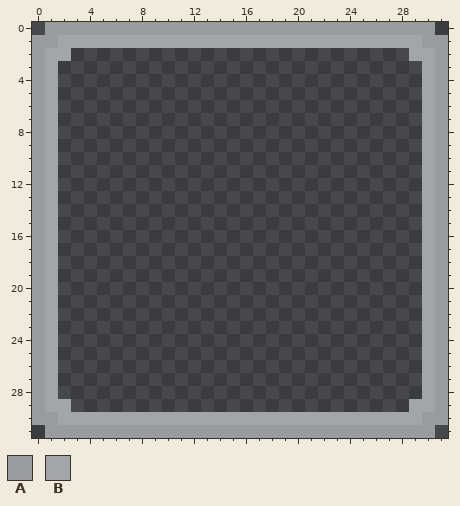
Two states of a pixel-art file, Assets/Sprites/UI/Inventory Bar/InventoryBar.aseprite. Above, as it was before the edit.
32x32 pixels, 1 frame.
Palette (. is transparent): A #989c9e  B #a0a6aa
Pixels before, first column x 0:
 0 .AAAAAAAAAAAAAAAAAAAAAAAAAAAAAA.
 1 AABBBBBBBBBBBBBBBBBBBBBBBBBBBBAA
 2 ABB..........................BBA
 3 AB............................BA
 4 AB............................BA
 5 AB............................BA
 6 AB............................BA
 7 AB............................BA
 8 AB............................BA
 9 AB............................BA
10 AB............................BA
11 AB............................BA
12 AB............................BA
13 AB............................BA
14 AB............................BA
15 AB............................BA
16 AB............................BA
17 AB............................BA
18 AB............................BA
19 AB............................BA
20 AB............................BA
21 AB............................BA
22 AB............................BA
23 AB............................BA
24 AB............................BA
25 AB............................BA
26 AB............................BA
27 AB............................BA
28 AB............................BA
29 ABB..........................BBA
30 AABBBBBBBBBBBBBBBBBBBBBBBBBBBBAA
31 .AAAAAAAAAAAAAAAAAAAAAAAAAAAAAA.
Once edited:
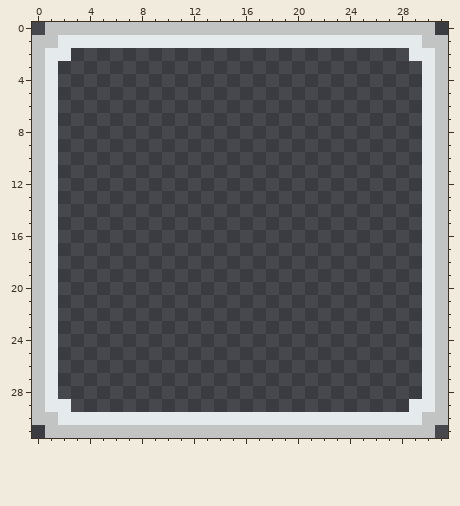
Diff:
Colour A changes from #989c9e to #c2c4c4.
Colour B changes from #a0a6aa to #e5eaec.
Pixel boxes of the changes (left, top, right, bottom) in both pictures:
changed: (32, 22, 448, 438)
